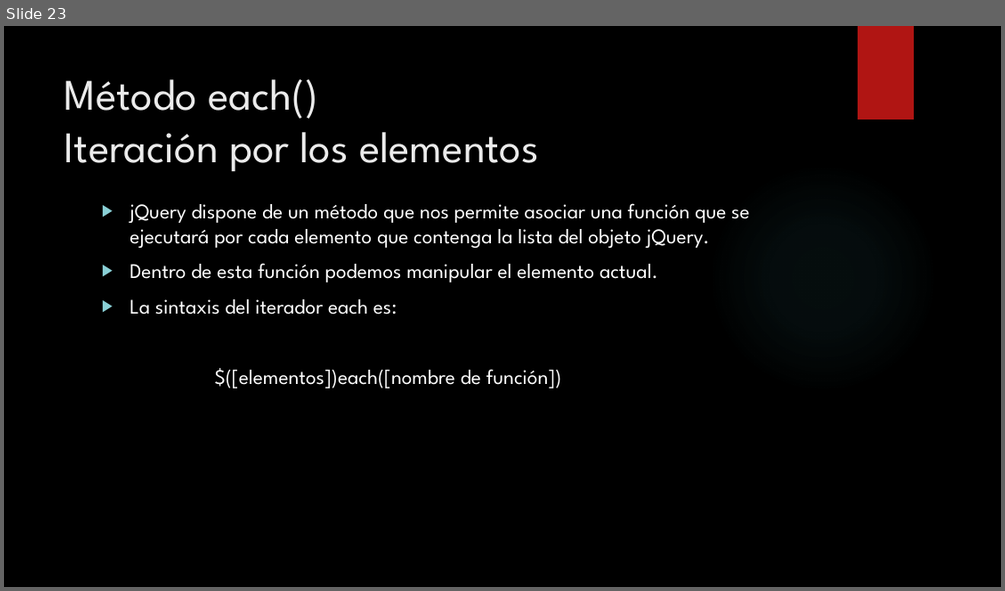
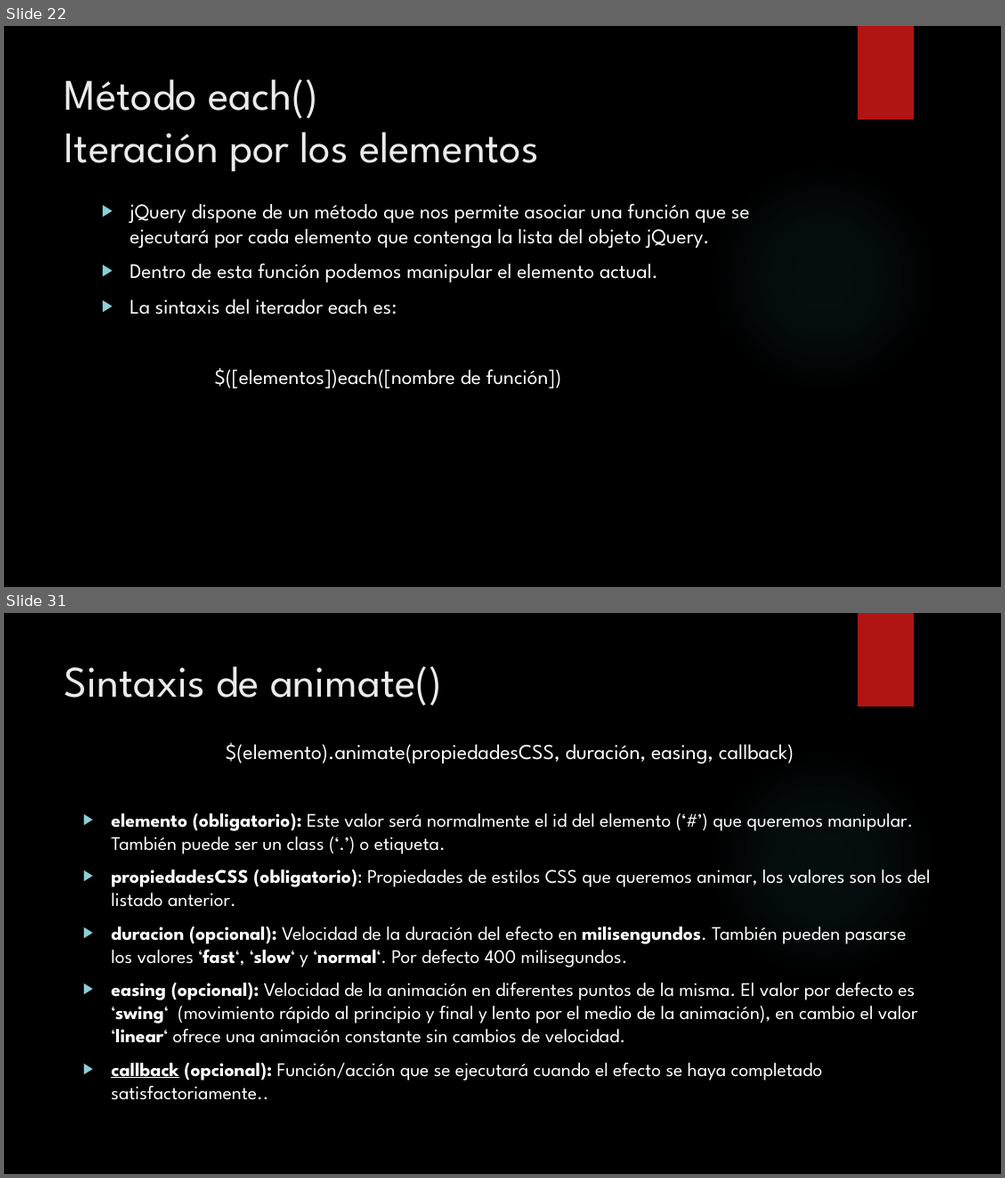
Before and after one commit to yamicamera/cursoJS, a slide deck: JQuery.pptx. Shown one above the other, each under a label of ours: slide 23 before the commit, slides 22 and 31 after it; the slides between them are not shown. The pictures are 1005x591 and 1005x1178 pixels, drawn with LibreOffice and Linux fonts; fonts in the diff are those of the drawing; background and template pictures are left out. Boxes give left, top, right and bottom in pixels: in the first picture for what was removed or moved away, otherwise in the second. Text is boxed around its words. In the diff, an @@ line names an element or a change of style, - is before the commit and + after.

```diff
--- a/JQuery.pptx
+++ b/JQuery.pptx
@@ slide 31 added at [4, 613, 1001, 1174], background picture (left out); not listed: 2 template elements that a slide beside it also shows @@
@@ title added at [65, 666, 442, 706], 42 pt, text #EBEBEB @@
+Sintaxis de animate()
@@ text added at [111, 742, 930, 1100], 18.5 pt, text #FFFFFF @@
+$(elemento).animate(propiedadesCSS, duración, easing, callback)
+▶ elemento (obligatorio): Este valor será normalmente el id del elemento (‘#’) que queremos manipular. También puede ser un class (‘.’) o etiqueta.
+▶ propiedadesCSS (obligatorio): Propiedades de estilos CSS que queremos animar, los valores son los del listado anterior.
+▶ duracion (opcional): Velocidad de la duración del efecto en milisengundos. También pueden pasarse los valores ‘fast‘, ‘slow‘ y ‘normal‘. Por defecto 400 milisegundos.
+▶ easing (opcional): Velocidad de la animación en diferentes puntos de la misma. El valor por defecto es ‘swing‘ (movimiento rápido al principio y final y lento por el medio de la animación), en cambio el valor ‘linear‘ ofrece una animación constante sin cambios de velocidad.
+▶ callback (opcional): Función/acción que se ejecutará cuando el efecto se haya completado satisfactoriamente..
@@ what was slide 23 is now slide 22 @@
```
Also in this commit, not shown: 8 other slides added, 3 slides removed.
